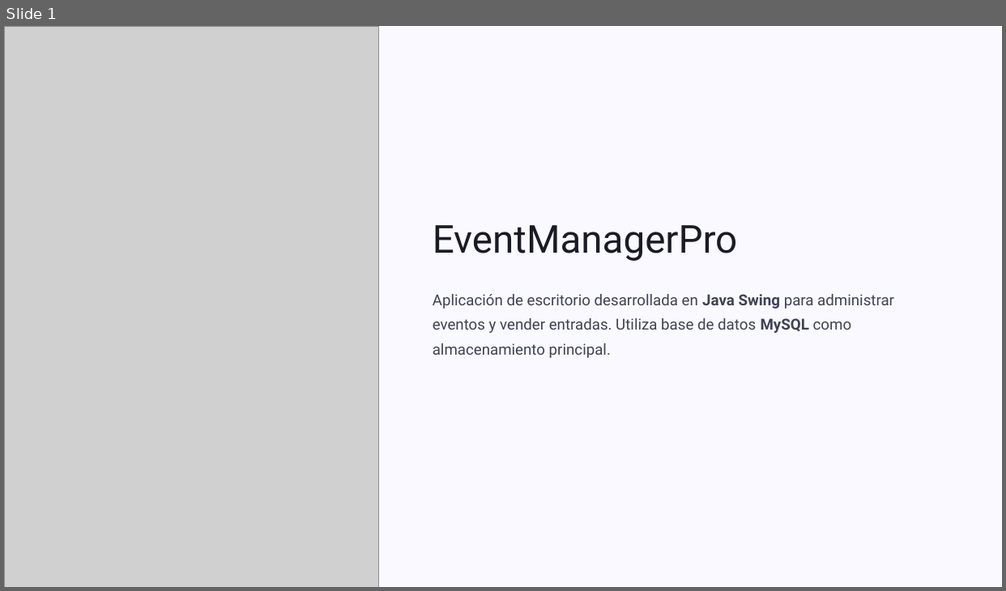
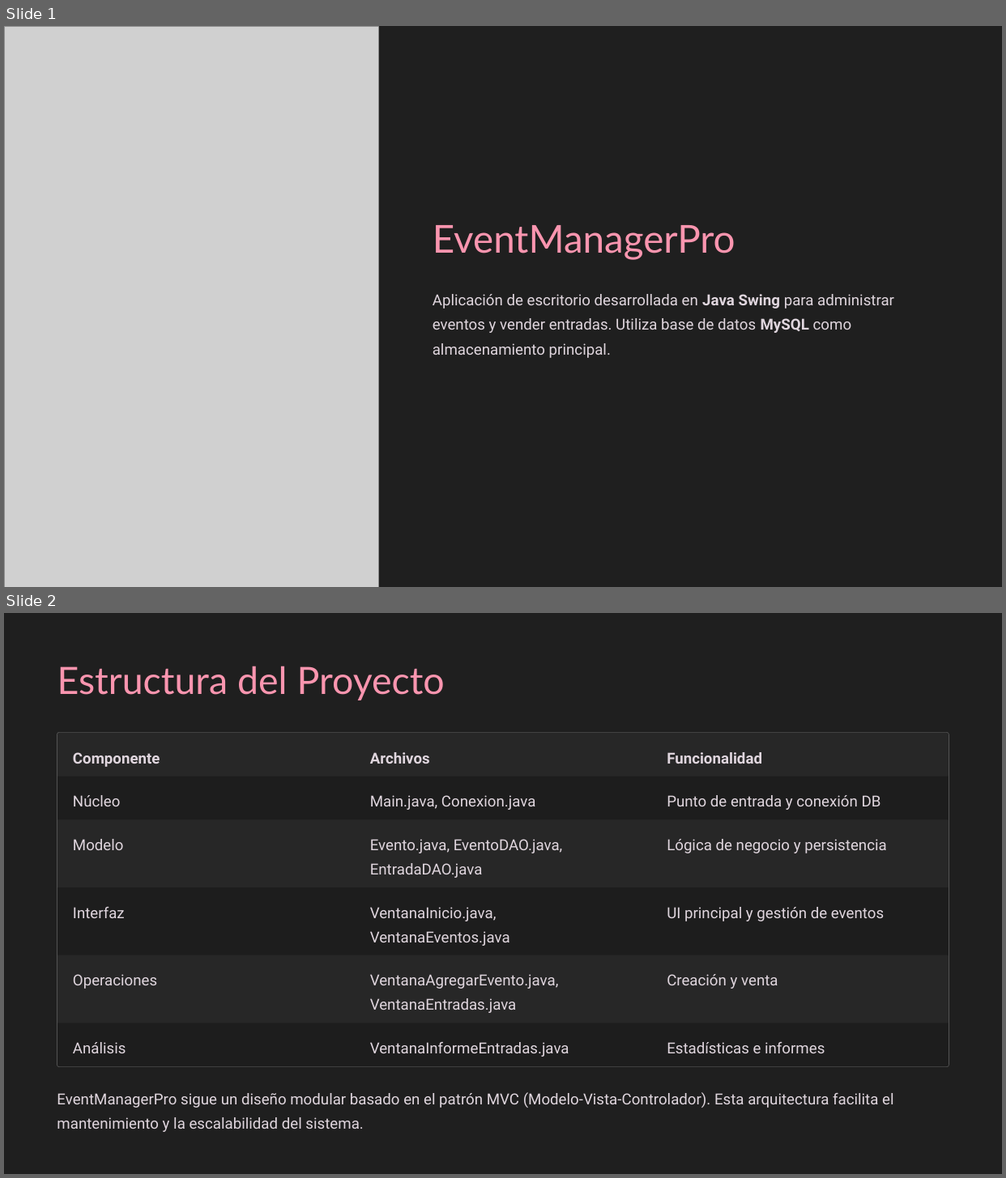
Before and after one commit to aam0101/EventManagerPro, a slide deck: EventManagerPro.pptx. Shown one above the other, each under a label of ours: slide 1 before the commit, slides 1 and 2 after it. The pictures are 1006x591 and 1006x1178 pixels, drawn with LibreOffice and Linux fonts; fonts in the diff are those of the drawing; grey boxes stand for pictures; background and template pictures are left out. Boxes give left, top, right and bottom in pixels: in the first picture for what was removed or moved away, otherwise in the second. Text is boxed around its words. In the diff, an @@ line names an element or a change of style, - is before the commit and + after.

```diff
--- a/EventManagerPro.pptx
+++ b/EventManagerPro.pptx
@@ slide 2 added at (4,613,1002,1174), background #FFFFFF; not listed: 1 template element that a slide beside it also shows @@
@@ text added at (57,666,445,700), 43.5 pt, text #FA95AF @@
+Estructura del Proyecto
@@ rounded rectangle added at (57,732,949,1067), outline #FFFFFF 0.6 pt @@
@@ rectangle added at (57,733,948,777), fill #FFFFFF at 4% opacity @@
@@ text added at (73,752,160,767), 17.5 pt, text #E0D6DE, bold @@
+Componente
@@ text added at (370,752,430,764), 17.5 pt, text #E0D6DE, bold @@
+Archivos
@@ text added at (667,752,762,764), 17.5 pt, text #E0D6DE, bold @@
+Funcionalidad
@@ rectangle added at (57,777,948,820), fill #000000 at 4% opacity @@
@@ text added at (73,795,121,807), 17.5 pt, text #E0D6DE @@
+Núcleo
@@ text added at (370,795,535,810), 17.5 pt, text #E0D6DE @@
+Main.java, Conexion.java
@@ text added at (667,795,881,810), 17.5 pt, text #E0D6DE @@
+Punto de entrada y conexión DB
@@ rectangle added at (57,820,948,888), fill #FFFFFF at 4% opacity @@
@@ text added at (73,839,124,850), 17.5 pt, text #E0D6DE @@
+Modelo
@@ text added at (370,839,563,878), 17.5 pt, text #E0D6DE @@
+Evento.java, EventoDAO.java, EntradaDAO.java
@@ text added at (667,839,886,854), 17.5 pt, text #E0D6DE @@
+Lógica de negocio y persistencia
@@ rectangle added at (57,888,948,956), fill #000000 at 4% opacity @@
@@ text added at (73,907,125,918), 17.5 pt, text #E0D6DE @@
+Interfaz
@@ text added at (370,907,510,946), 17.5 pt, text #E0D6DE @@
+VentanaInicio.java, VentanaEventos.java
@@ text added at (667,907,884,922), 17.5 pt, text #E0D6DE @@
+UI principal y gestión de eventos
@@ rectangle added at (57,956,948,1024), fill #FFFFFF at 4% opacity @@
@@ text added at (73,974,157,989), 17.5 pt, text #E0D6DE @@
+Operaciones
@@ text added at (370,974,559,1013), 17.5 pt, text #E0D6DE @@
+VentanaAgregarEvento.java, VentanaEntradas.java
@@ text added at (667,974,778,989), 17.5 pt, text #E0D6DE @@
+Creación y venta
@@ rectangle added at (57,1024,948,1067), fill #000000 at 4% opacity @@
@@ text added at (73,1042,126,1054), 17.5 pt, text #E0D6DE @@
+Análisis
@@ text added at (370,1042,569,1057), 17.5 pt, text #E0D6DE @@
+VentanaInformeEntradas.java
@@ text added at (667,1042,825,1054), 17.5 pt, text #E0D6DE @@
+Estadísticas e informes
@@ text added at (57,1093,893,1132), 17.5 pt, text #E0D6DE @@
+EventManagerPro sigue un diseño modular basado en el patrón MVC (Modelo-Vista-Controlador). Esta arquitectura facilita el mantenimiento y la escalabilidad del sistema.
@@ slide 1 changed as well @@
@@ rectangle at (4,26,1002,587): fill #F9F9FF to #1F1F1F @@
@@ text "EventManagerPro" at (432,225,735,260): font Roboto to Lato, text colour #1B1B27 to #FA95AF @@
@@ text "Aplicación de escritorio desarrollada en ..." at (432,294,894,358): text colour #404155 to #E0D6DE @@
```
Also in this commit, not shown: 4 other slides changed, 1 other slide added, 1 slide removed.
